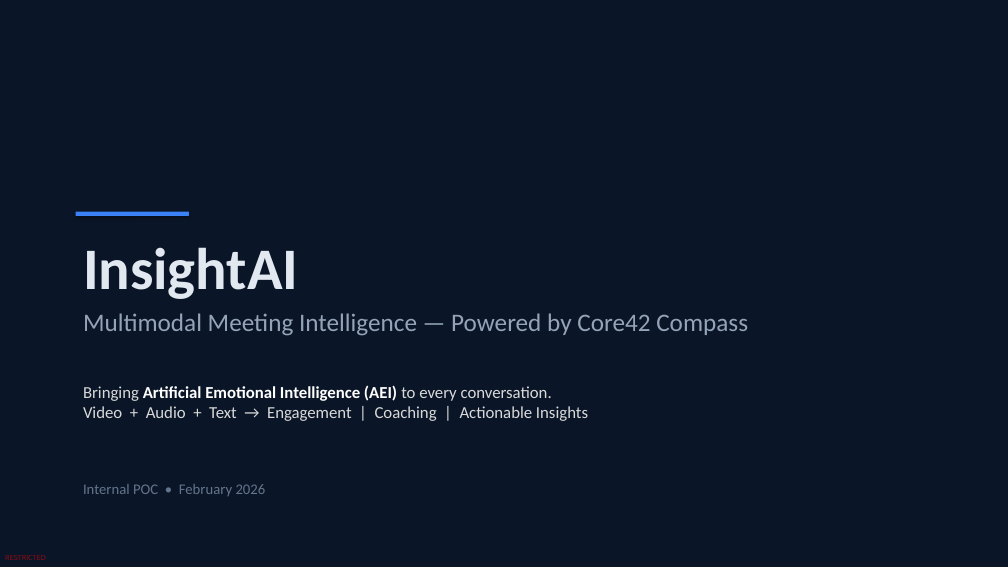
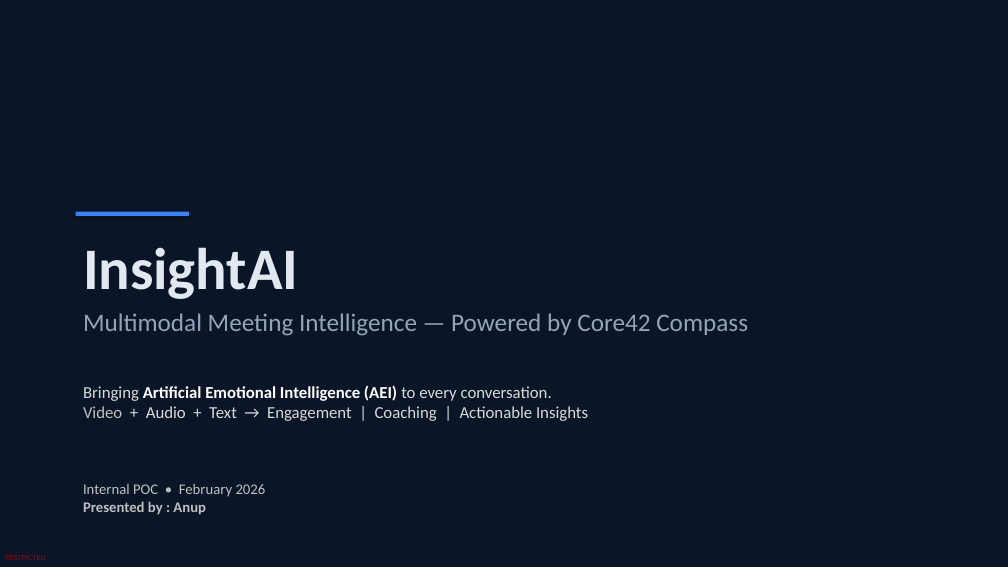
Before and after one commit to anup00900/InSightAI, a slide deck: slide 1 of InsightAI_Demo_Final.pptx. Drawn at 1008x567 pixels with LibreOffice and Linux fonts; fonts in the diff are those of the drawing. Boxes give left, top, right and bottom in pixels: in the first picture for what was removed or moved away, otherwise in the second. Text is boxed around its words. In the diff, an @@ line names an element or a change of style, - is before the commit and + after.

```diff
--- a/InsightAI_Demo_Final.pptx
+++ b/InsightAI_Demo_Final.pptx
@@ text "Bringing Artificial Emotional Intelligence (AEI) ..." at <box>83,385,588,421</box>: text colour #D9D9D9 to #BFBFBF in "Video" @@
@@ text "Internal POC • February 2026" at <box>83,484,266,497</box>: text colour #64748B to #BFBFBF @@
@@ text added at <box>83,501,206,515</box>, 14 pt, text #BFBFBF, bold @@
+Presented by : Anup
```
Also in this commit, not shown: 37 other files.
